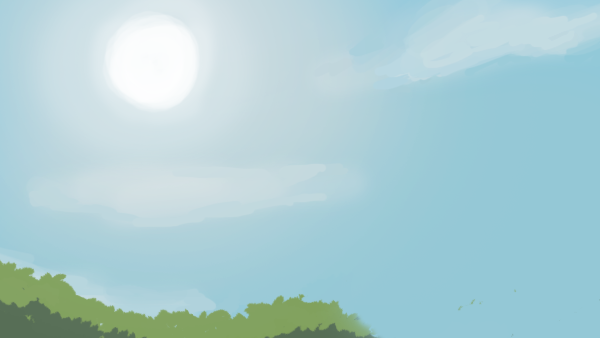
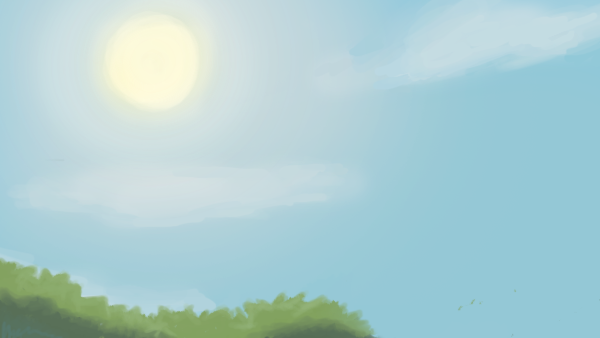
Layers edited between the first and the second 600 × 338 image:
added layer "Layer 11" above "Layer 10" over left=6, top=0, right=314, bottom=220
painted on "Layer 9" over left=0, top=2, right=587, bottom=338
